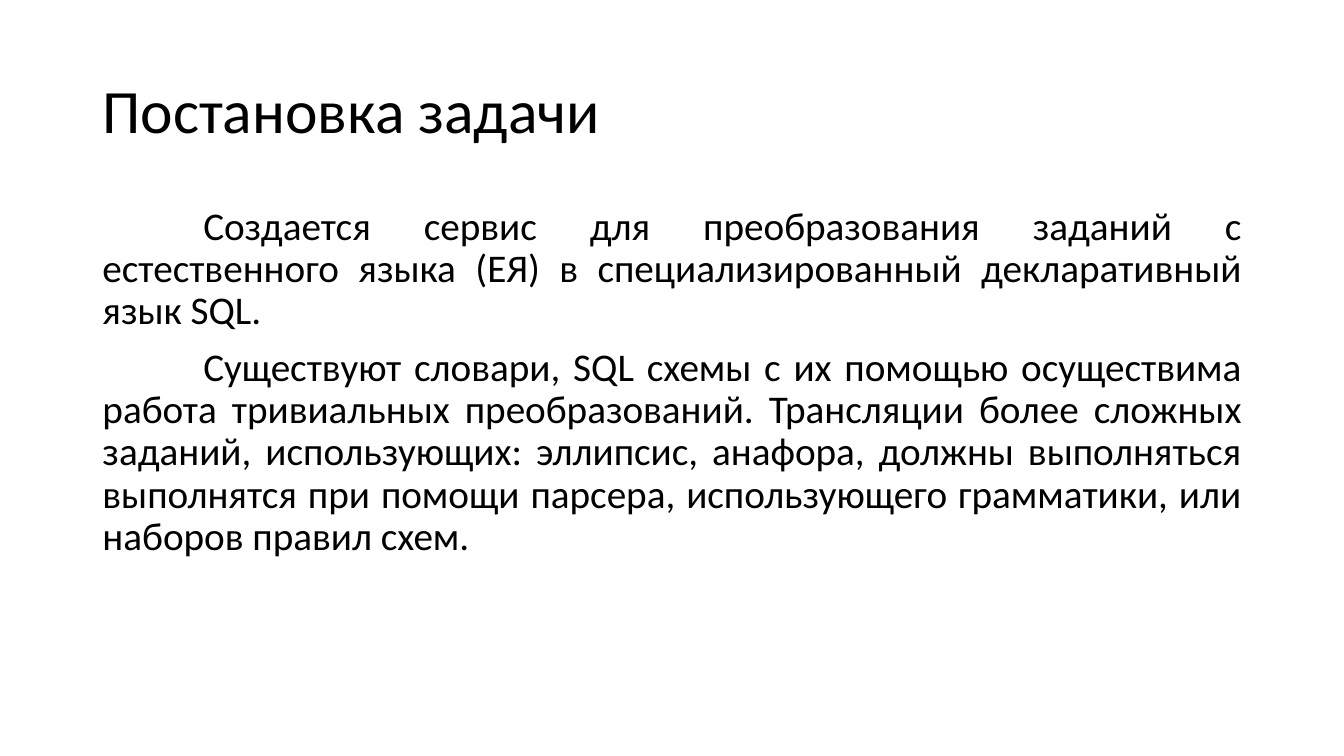
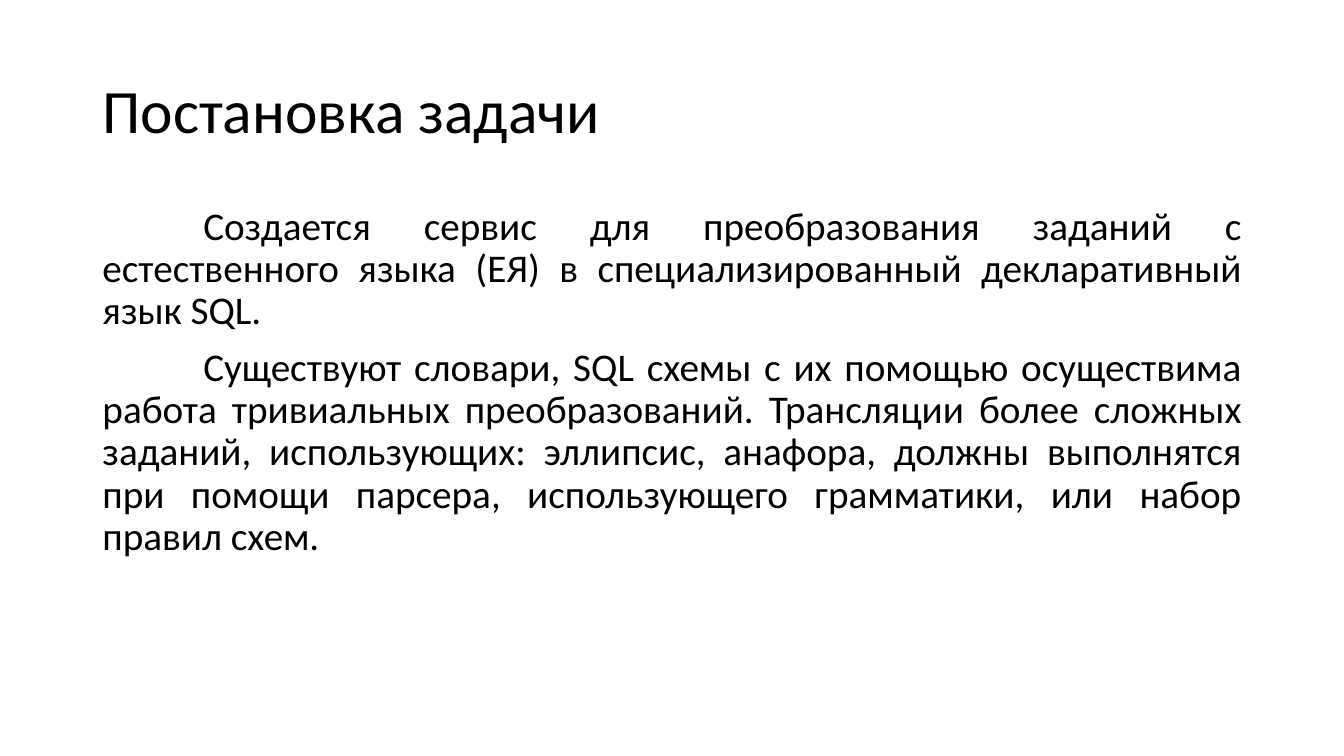
Before and after one commit to REZ1DENT3/course-work, a slide deck: slide 5 of semester 6/Презентация.pptx. Drawn at 1344x756 pixels with LibreOffice and Linux fonts; fonts in the diff are those of the drawing. Boxes give left, top, right and bottom in pixels: in the first picture for what was removed or moved away, otherwise in the second. Text is boxed around its words. In the diff, an @@ line names an element or a change of style, - is before the commit and + after.

```diff
--- a/semester 6/Презентация.pptx
+++ b/semester 6/Презентация.pptx
@@ text at (x1=102, y1=355, x2=1242, y2=557): text changed @@
-Существуют словари, SQL схемы c их помощью осуществима работа тривиальных преобразований. Трансляции более сложных заданий, использующих: эллипсис, анафора, должны выполняться выполнятся при помощи парсера, использующего грамматики, или наборов правил схем.
+Существуют словари, SQL схемы c их помощью осуществима работа тривиальных преобразований. Трансляции более сложных заданий, использующих: эллипсис, анафора, должны выполнятся при помощи парсера, использующего грамматики, или набор правил схем.
```
Also in this commit, not shown: 3 other files.
